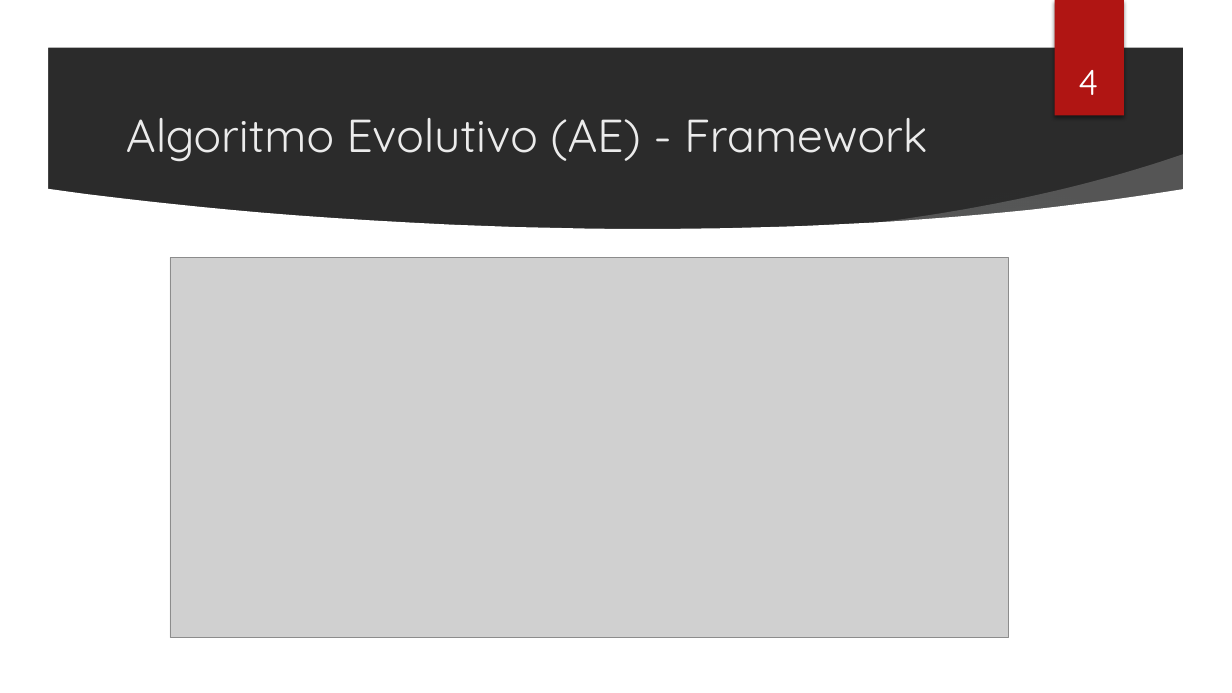
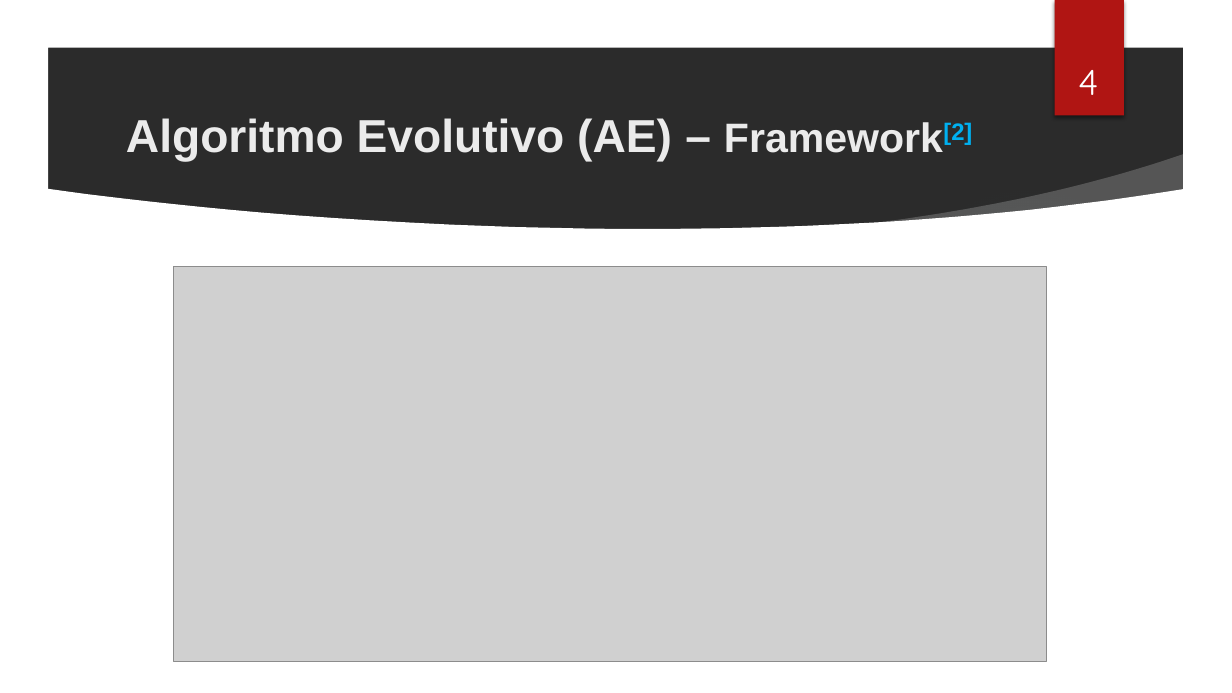
Before and after one commit to cassioss/genetics, a slide deck: slide 5 of presentations/TG2_Apresentacao_Cassio.pptx. Drawn at 1232x693 pixels with LibreOffice and Linux fonts; fonts in the diff are those of the drawing; grey boxes stand for pictures; background and template pictures are left out; a plain dark background stands for a picture behind light text. Boxes give left, top, right and bottom in pixels: in the first picture for what was removed or moved away, otherwise in the second. Text is boxed around its words. In the diff, an @@ line names an element or a change of style, - is before the commit and + after.

```diff
--- a/presentations/TG2_Apresentacao_Cassio.pptx
+++ b/presentations/TG2_Apresentacao_Cassio.pptx
@@ title at [126, 118, 972, 162]: text changed; font Quicksand to Arial; bold on @@
-Algoritmo Evolutivo (AE) - Framework
+Algoritmo Evolutivo (AE) – Framework[2]
@@ picture: place and size @@
-picture at [170, 258, 1008, 638]
+picture at [174, 266, 1046, 662]
```
Also in this commit, not shown: 2 other slides changed, 3 slides added, 15 other files.
